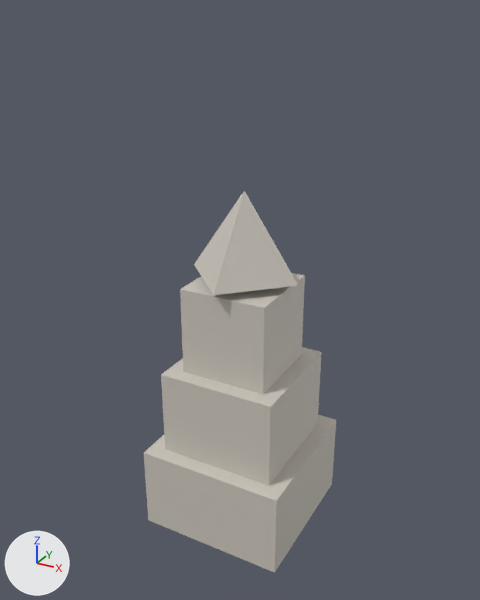
An edit to the glTF model public/studio/v2.15.0/d_tower/model.glb, drawn before and after from the same camera.
The view is the same before and after, from a camera (50 mm lens) standing at (4.48, -8.27, 8.02) and looking at (-0.06, -0.03, 3.9). The lights are fixed; the arrows at lower left show +X, +Y and +Z. The picture after the commit comes second. Where no turn or scale is listed for an object, it has been applied to the vertices.

The older version as bpy lines, for what is in view:
```python
me_geometry_0 = bpy.data.meshes.new('geometry_0')
me_geometry_0.from_pydata(...)  # a box spanning x -1.2..1.2, y -1.2..1.2, z 0.0..1.4
me_geometry_0.materials.append(mat_defaultmaterial)
me_geometry_1 = bpy.data.meshes.new('geometry_1')
me_geometry_1.from_pydata(...)  # a box spanning x -0.95..0.95, y -0.95..0.95, z 1.4..2.8
me_geometry_1.materials.append(mat_defaultmaterial_001)
me_geometry_3 = bpy.data.meshes.new('geometry_3')
me_geometry_3.from_pydata(...)  # 6 vertices, 8 faces; spans x -0.9..0.9, y -0.9..0.9, z 4.32..5.62
me_geometry_3.materials.append(mat_defaultmaterial_003)
ob_part0 = bpy.data.objects.new('part0', me_geometry_0)
ob_part0.location = (0.0, 0.0, 0.0)
ob_part1 = bpy.data.objects.new('part1', me_geometry_1)
ob_part1.location = (0.0, 0.0, 0.0)
ob_part3 = bpy.data.objects.new('part3', me_geometry_3)
ob_part3.location = (0.0, 0.0, 0.0)
# also in view: 'part2' at (0.0, 0.0, 3.5)
```
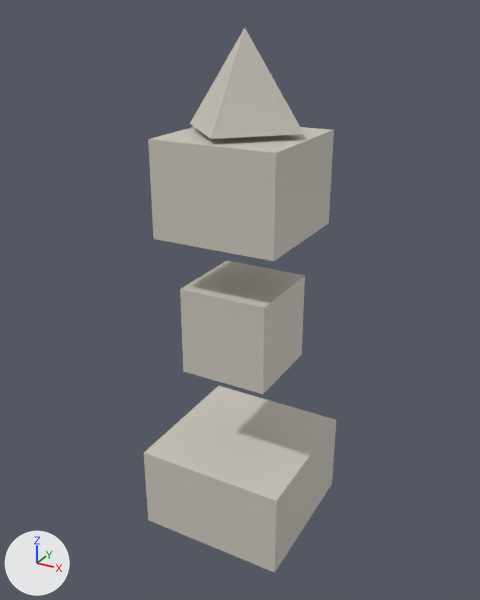
What differs and where, as boxes [x1, y1, x2, y2] in the pictures (480 x 600 px):
```json
{"object": "part1", "change": "moved", "before": [161, 347, 322, 486], "after": [148, 127, 334, 261]}
{"object": "part3", "change": "moved", "before": [194, 191, 298, 295], "after": [190, 28, 304, 139]}
```

Edits to the scene script, one JSON object a line:
```json
{"block": "me_geometry_1", "where": "# used by ob_part1; location = (0.0, 0.0, 0.0)"}
{"op": "remove", "block": "me_geometry_1", "code": "me_geometry_1.from_pydata(...)  # 8 vertices, 12 faces; spans x -0.95..0.95, y -0.95..0.95, z 1.4..2.8"}
{"op": "add", "block": "me_geometry_1", "code": "me_geometry_1.from_pydata(...)  # 8 vertices, 12 faces; spans x -0.95..0.95, y -0.95..0.95, z 5.01..6.41"}
{"block": "me_geometry_1", "change": "me_geometry_1 part 1: the whole mesh is moved by (0.0, 0.0, 3.61)"}
{"block": "me_geometry_3", "where": "# used by ob_part3; location = (0.0, 0.0, 0.0)"}
{"op": "remove", "block": "me_geometry_3", "code": "me_geometry_3.from_pydata(...)  # 6 vertices, 8 faces; spans x -0.9..0.9, y -0.9..0.9, z 4.32..5.62"}
{"op": "add", "block": "me_geometry_3", "code": "me_geometry_3.from_pydata(...)  # 6 vertices, 8 faces; spans x -0.9..0.9, y -0.9..0.9, z 6.49..7.79"}
{"block": "me_geometry_3", "change": "me_geometry_3 part 2: the whole mesh is moved by (0.0, 0.0, 2.17)"}
```
